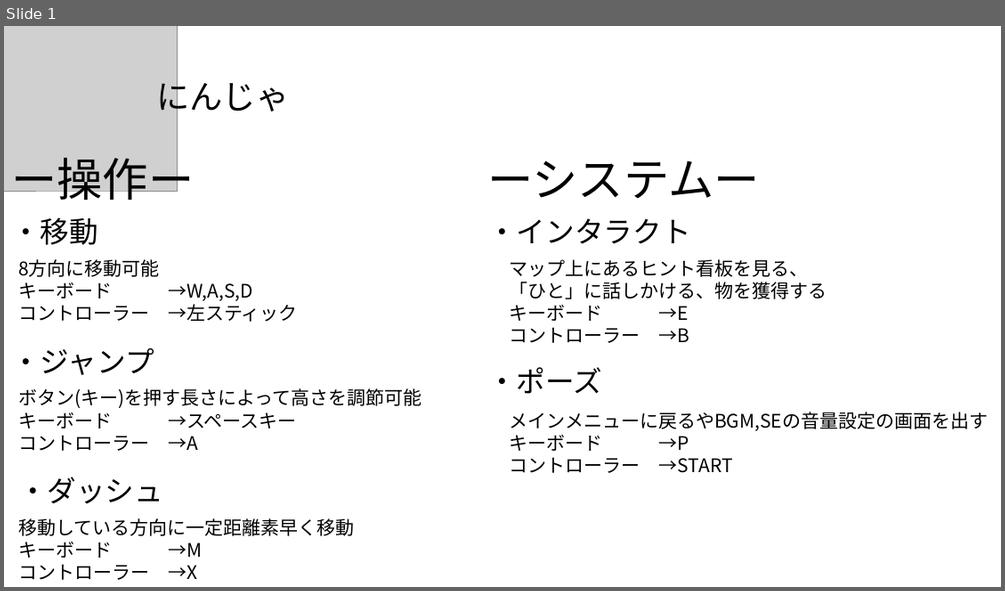
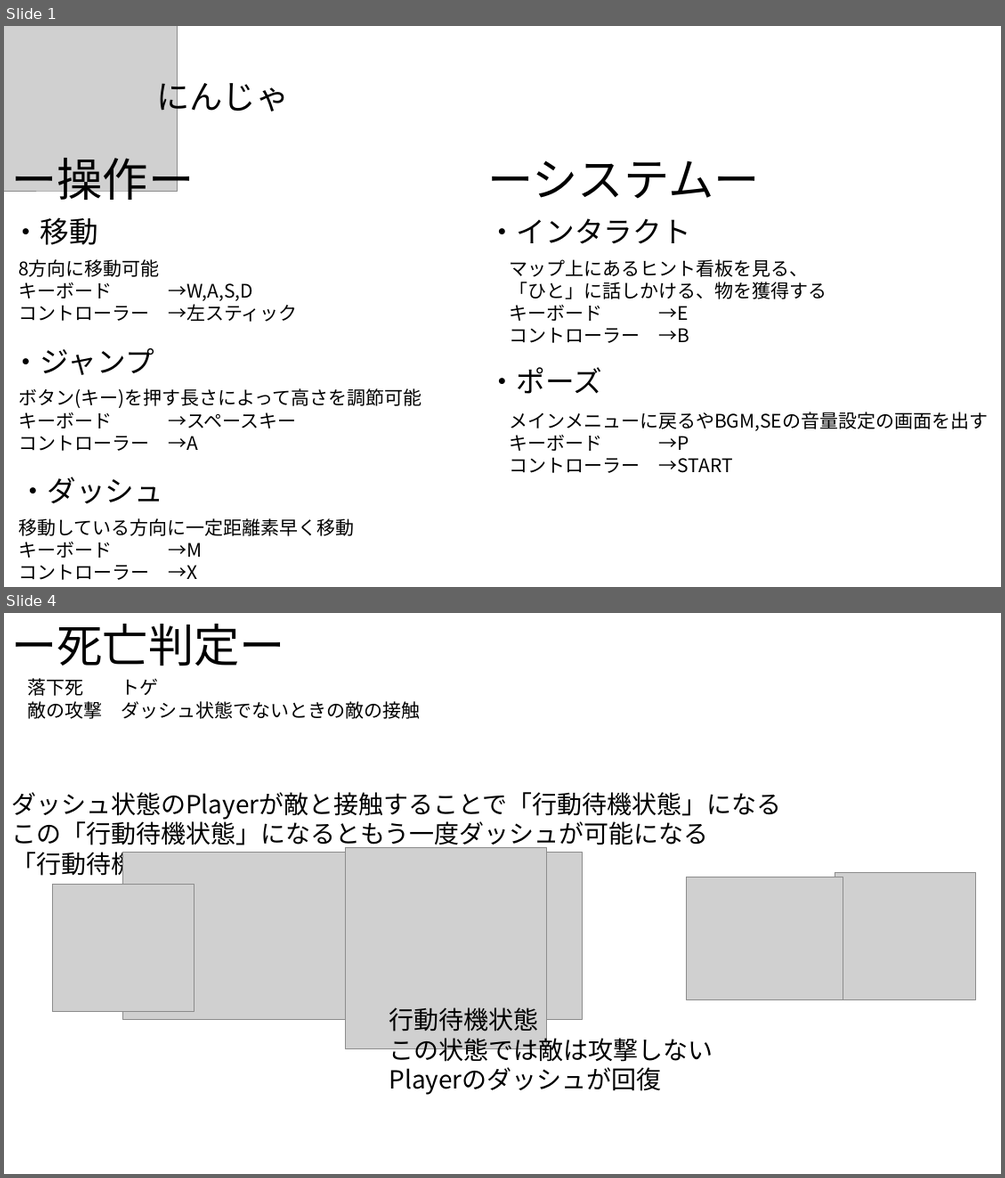
Before and after one commit to Shingo-Takenaka/Employment-work, a slide deck: 仕様書/Ninja.pptx. Shown one above the other, each under a label of ours: slide 1 before the commit, slides 1 and 4 after it; the slides between them are not shown. The pictures are 1005x591 and 1005x1178 pixels, drawn with LibreOffice and Linux fonts; fonts in the diff are those of the drawing; grey boxes stand for pictures. Boxes give left, top, right and bottom in pixels: in the first picture for what was removed or moved away, otherwise in the second. Text is boxed around its words. In the diff, an @@ line names an element or a change of style, - is before the commit and + after.

```diff
--- a/仕様書/Ninja.pptx
+++ b/仕様書/Ninja.pptx
@@ slide 4 added at bbox=[4, 613, 1001, 1174], background #FFFFFF @@
@@ text added at bbox=[11, 624, 285, 666], 44 pt, text #000000 @@
+ー死亡判定ー
@@ text added at bbox=[28, 678, 421, 719], 18 pt, text #000000 @@
+落下死 トゲ
+敵の攻撃 ダッシュ状態でないときの敵の接触
@@ text added at bbox=[11, 792, 781, 880], 24 pt, text #000000 @@
+ダッシュ状態のPlayerが敵と接触することで「行動待機状態」になる
+この「行動待機状態」になるともう一度ダッシュが可能になる
+「行動待機状態」でダッシュをすることで敵が死ぬ
@@ picture added at bbox=[123, 852, 346, 1020] @@
@@ picture added at bbox=[346, 848, 547, 1049] @@
@@ picture added at bbox=[359, 852, 582, 1020] @@
@@ picture added at bbox=[686, 877, 843, 999] @@
@@ picture added at bbox=[834, 873, 976, 999] @@
@@ picture added at bbox=[53, 884, 194, 1012] @@
@@ text added at bbox=[389, 1007, 713, 1094], 24 pt, text #000000 @@
+行動待機状態
+この状態では敵は攻撃しない
+Playerのダッシュが回復
```
Also in this commit, not shown: 2 other slides added, 20 other files.
